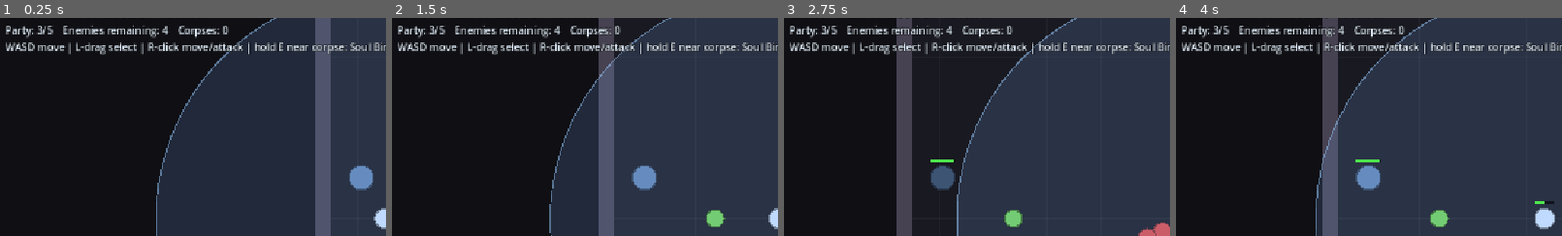
Above: before the commit, frames 1-4 (left to right).
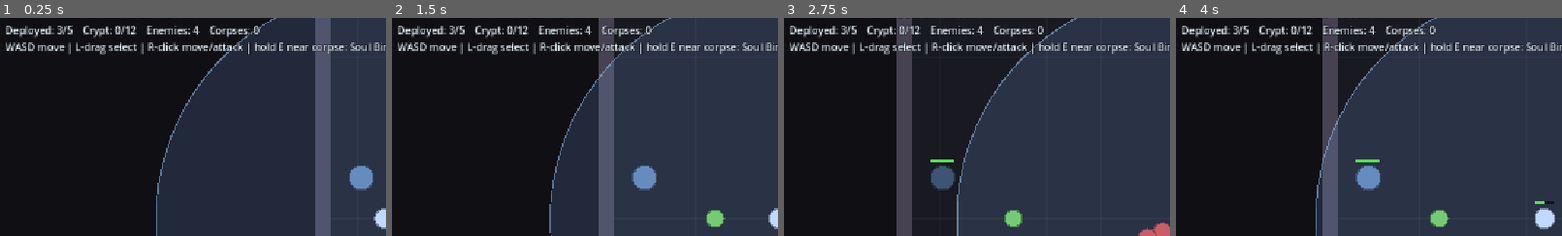
Above: after the commit, the same moments.

Repository: Pandazzian/necromancer-but-rogue-like
Game: Godot game, scene res://scenes/main.tscn
The game is run twice, just before and just after one commit, with the same random seed, the same clock (stepped at 60 frames per second) and the same inputs. This scene is started directly instead of the project's main scene.
Inputs (mouse positions are % of the whole screen's width and height, from its top left):
- Up to frame 1 (0.25 s): no input
- Up to frame 2 (1.5 s): tap Enter at 0.5 s; move the mouse to (72, 45) at 0.52 s; hold D (move_right) 0.53-1.25 s; hold Space (desperation_attack) 0.53-1.25 s; click (72, 45) at 0.67 s; drag from (30, 55) to (45, 70) at 1.27 s
- Up to frame 3 (2.75 s): move the mouse to (60, 28) at 2.02 s; hold D (move_right) from 2.03 s (still down); tap 0 at 2.1 s; click (60, 28) at 2.17 s
- Up to frame 4 (4 s): release D (move_right) at 2.75 s; drag from (45, 70) to (20, 35) at 2.77 s; move the mouse to (80, 65) at 3.52 s; hold A (move_left) from 3.53 s (still down); hold E (soul_bind) from 3.53 s (still down); click (80, 65) at 3.67 s
The pictures show only the part of the screen within x 0-50%, y 4-54%; the shares and areas given below are measured in that part.

The runs differ from the first frame. In frame 1, 1.7% of the frame differs, in the area x 1-68%, y 3-10%; in frame 2, 1.7%; in frame 3, 1.7%; in frame 4, 1.7%.

Commit message:
Add Crypt roster, minion tiers, and Flesh-Stitching (GDD 3.4)
Introduce the between-rooms Crypt management pillar and a minion tier system.

- MinionInstance (scripts/minion_instance.gd): persistent per-minion data
  (class + tier), the roster's currency (GDD 6.1).
- Crypt autoload (scripts/crypt.gd): the run roster - party (deployed) + reserve
  (stored). Captures beyond the party cap now route into the Crypt instead of
  being refused (GDD 3.2). Handles Flesh-Stitching (merge two identical-tier,
  same-class minions into Tier+1) and party/crypt swaps.
- CryptScreen (scripts/crypt_screen.gd + scene): a paused between-rooms UI that
  opens when the player walks through the cleared door; deploy/store units and
  Flesh-Stitch duplicates before marching on.
- Field minions are now spawned from MinionInstances each room and removed from
  the roster on death, so the Crypt is the source of truth. Tiers scale HP,
  damage, defense and size, shown as golden tier-pips.
- Player Soul Bind no longer refuses at party cap (overflow routes to Crypt);
  removed the party-full refusal UI added earlier.

Co-Authored-By: Claude Opus 4.8 <noreply@anthropic.com>

Diff:
--- a/project.godot
+++ b/project.godot
@@ -19,6 +19,7 @@
 [autoload]
 
 Classes="*res://scripts/classes.gd"
+Crypt="*res://scripts/crypt.gd"
 
 [display]
 
--- /dev/null
+++ b/scenes/crypt_screen.tscn
@@ -0,0 +1,6 @@
+[gd_scene format=3 uid="uid://cq0necro0crpt"]
+
+[ext_resource type="Script" path="res://scripts/crypt_screen.gd" id="1_crypt"]
+
+[node name="CryptScreen" type="CanvasLayer"]
+script = ExtResource("1_crypt")
--- a/scenes/main.tscn
+++ b/scenes/main.tscn
@@ -1,8 +1,9 @@
-[gd_scene load_steps=4 format=3 uid="uid://cq0necro0main"]
+[gd_scene load_steps=5 format=3 uid="uid://cq0necro0main"]
 
 [ext_resource type="Script" path="res://scripts/main.gd" id="1_main"]
 [ext_resource type="PackedScene" uid="uid://cq0necro0plyr" path="res://scenes/player.tscn" id="2_player"]
 [ext_resource type="Script" path="res://scripts/rts_commander.gd" id="3_rts"]
+[ext_resource type="PackedScene" uid="uid://cq0necro0crpt" path="res://scenes/crypt_screen.tscn" id="4_crypt"]
 
 [node name="Main" type="Node2D"]
 script = ExtResource("1_main")
@@ -28,3 +29,5 @@
 theme_override_constants/outline_size = 4
 theme_override_font_sizes/font_size = 15
 autowrap_mode = 2
+
+[node name="CryptScreen" parent="." instance=ExtResource("4_crypt")]
--- /dev/null
+++ b/scripts/crypt.gd
@@ -0,0 +1,71 @@
+extends Node
+## Autoload roster for a run (GDD 3.4 / 6.2 "CryptManager").
+## `party` = the active minions deployed each room. `reserve` = the stored Crypt.
+## Captured minions route to the party if there's room, else into the Crypt.
+
+var party: Array[MinionInstance] = []
+var reserve: Array[MinionInstance] = []
+
+@export var party_cap: int = 5    # Active Party limit (GDD 4)
+@export var reserve_cap: int = 12  # Crypt slots (GDD: expandable via the Ossuary)
+
+func reset_run() -> void:
+	party.clear()
+	reserve.clear()
+
+func add_to_party(cid: String, tier: int = 1) -> MinionInstance:
+	var inst := MinionInstance.new(cid, tier)
+	party.append(inst)
+	return inst
+
+## Route a fresh capture (GDD 3.2). Returns the destination:
+## "party" (with the instance in `inst`), "crypt", or "full".
+func capture(cid: String) -> Dictionary:
+	var inst := MinionInstance.new(cid, 1)
+	if party.size() < party_cap:
+		party.append(inst)
+		return {"inst": inst, "dest": "party"}
+	elif reserve.size() < reserve_cap:
+		reserve.append(inst)
+		return {"inst": inst, "dest": "crypt"}
+	return {"inst": null, "dest": "full"}
+
+func remove(inst: MinionInstance) -> void:
+	party.erase(inst)
+	reserve.erase(inst)
+
+# --- Crypt management (between rooms) --------------------------------------
+
+func can_deploy() -> bool:
+	return party.size() < party_cap
+
+func deploy(inst: MinionInstance) -> bool:
+	if reserve.has(inst) and can_deploy():
+		reserve.erase(inst)
+		party.append(inst)
+		return true
+	return false
+
+func store(inst: MinionInstance) -> bool:
+	if party.has(inst) and reserve.size() < reserve_cap:
+		party.erase(inst)
+		reserve.append(inst)
+		return true
+	return false
+
+## Find any other roster member this one can Flesh-Stitch with.
+func find_stitch_partner(inst: MinionInstance) -> MinionInstance:
+	for other in party + reserve:
+		if inst.can_stitch_with(other):
+			return other
+	return null
+
+## Merge two identical-tier minions into one of Tier+1 (goes to the Crypt).
+func stitch(a: MinionInstance, b: MinionInstance) -> MinionInstance:
+	if not a.can_stitch_with(b):
+		return null
+	remove(a)
+	remove(b)
+	var merged := MinionInstance.new(a.class_id, a.tier + 1)
+	reserve.append(merged)
+	return merged
--- /dev/null
+++ b/scripts/crypt_screen.gd
@@ -0,0 +1,186 @@
+extends CanvasLayer
+## Between-rooms Crypt management (GDD 3.4). Pauses the game and lets the player
+## Flesh-Stitch duplicate minions into higher tiers and swap units between the
+## active party and the stored Crypt, before marching into the next room.
+
+signal continue_pressed
+
+var _root: Control
+var _party_list: ItemList
+var _crypt_list: ItemList
+var _party_label: Label
+var _crypt_label: Label
+var _info: Label
+
+# Which side/instance is currently selected.
+var _sel_side: String = ""       # "party" | "crypt"
+var _sel: MinionInstance = null
+
+func _ready() -> void:
+	layer = 10
+	process_mode = Node.PROCESS_MODE_ALWAYS  # keep working while the tree is paused
+	_build_ui()
+	_root.visible = false
+
+func open() -> void:
+	get_tree().paused = true
+	_sel = null
+	_sel_side = ""
+	_refresh()
+	_root.visible = true
+
+func _close() -> void:
+	_root.visible = false
+	get_tree().paused = false
+	continue_pressed.emit()
+
+# --- UI construction -------------------------------------------------------
+
+func _build_ui() -> void:
+	_root = Control.new()
+	_root.set_anchors_preset(Control.PRESET_FULL_RECT)
+	_root.mouse_filter = Control.MOUSE_FILTER_STOP
+	add_child(_root)
+
+	var dim := ColorRect.new()
+	dim.set_anchors_preset(Control.PRESET_FULL_RECT)
+	dim.color = Color(0.03, 0.03, 0.05, 0.75)
+	_root.add_child(dim)
+
+	var panel := PanelContainer.new()
+	panel.set_anchors_preset(Control.PRESET_FULL_RECT)
+	panel.offset_left = 80
+	panel.offset_top = 56
+	panel.offset_right = -80
+	panel.offset_bottom = -56
+	_root.add_child(panel)
+
+	var vb := VBoxContainer.new()
+	vb.add_theme_constant_override("separation", 12)
+	panel.add_child(vb)
+
+	var title := Label.new()
+	title.text = "THE CRYPT  —  Flesh-Stitching"
+	title.horizontal_alignment = HORIZONTAL_ALIGNMENT_CENTER
+	title.add_theme_font_size_override("font_size", 26)
+	vb.add_child(title)
+
+	var cols := HBoxContainer.new()
+	cols.size_flags_vertical = Control.SIZE_EXPAND_FILL
+	cols.add_theme_constant_override("separation", 24)
+	vb.add_child(cols)
+
+	# Active party column.
+	var party_col := VBoxContainer.new()
+	party_col.size_flags_horizontal = Control.SIZE_EXPAND_FILL
+	cols.add_child(party_col)
+	_party_label = Label.new()
+	_party_label.add_theme_font_size_override("font_size", 18)
+	party_col.add_child(_party_label)
+	_party_list = _make_list()
+	_party_list.item_selected.connect(_on_party_selected)
+	party_col.add_child(_party_list)
+
+	# Crypt reserve column.
+	var crypt_col := VBoxContainer.new()
+	crypt_col.size_flags_horizontal = Control.SIZE_EXPAND_FILL
+	cols.add_child(crypt_col)
+	_crypt_label = Label.new()
+	_crypt_label.add_theme_font_size_override("font_size", 18)
+	crypt_col.add_child(_crypt_label)
+	_crypt_list = _make_list()
+	_crypt_list.item_selected.connect(_on_crypt_selected)
+	crypt_col.add_child(_crypt_list)
+
+	_info = Label.new()
+	_info.horizontal_alignment = HORIZONTAL_ALIGNMENT_CENTER
+	_info.add_theme_font_size_override("font_size", 14)
+	vb.add_child(_info)
+
+	var buttons := HBoxContainer.new()
+	buttons.alignment = BoxContainer.ALIGNMENT_CENTER
+	buttons.add_theme_constant_override("separation", 16)
+	vb.add_child(buttons)
+	buttons.add_child(_make_button("Deploy  →", _on_deploy))
+	buttons.add_child(_make_button("→  Store in Crypt", _on_store))
+	buttons.add_child(_make_button("Flesh-Stitch (merge)", _on_stitch))
+	buttons.add_child(_make_button("March On  ⚔", _close))
+
+func _make_list() -> ItemList:
+	var l := ItemList.new()
+	l.custom_minimum_size = Vector2(300, 320)
+	l.size_flags_vertical = Control.SIZE_EXPAND_FILL
+	return l
+
+func _make_button(text: String, cb: Callable) -> Button:
+	var b := Button.new()
+	b.text = text
+	b.add_theme_font_size_override("font_size", 16)
+	b.pressed.connect(cb)
+	return b
+
+# --- Data / refresh --------------------------------------------------------
+
+func _label_for(inst: MinionInstance) -> String:
+	var disp: String = Classes.minion(inst.class_id).display_name
+	return "%s   —   Tier %d" % [disp, inst.tier]
+
+func _refresh() -> void:
+	_party_label.text = "ACTIVE PARTY  (%d / %d)" % [Crypt.party.size(), Crypt.party_cap]
+	_crypt_label.text = "CRYPT  (%d / %d)" % [Crypt.reserve.size(), Crypt.reserve_cap]
+	_party_list.clear()
+	for inst in Crypt.party:
+		_party_list.add_item(_label_for(inst))
+	_crypt_list.clear()
+	for inst in Crypt.reserve:
+		_crypt_list.add_item(_label_for(inst))
+	if _info.text == "":
+		_info.text = "Select a minion, then Deploy/Store. Flesh-Stitch fuses two of the same class & tier into Tier+1."
+
+func _on_party_selected(idx: int) -> void:
+	_sel_side = "party"
+	_sel = Crypt.party[idx] if idx < Crypt.party.size() else null
+	_crypt_list.deselect_all()
+
+func _on_crypt_selected(idx: int) -> void:
+	_sel_side = "crypt"
+	_sel = Crypt.reserve[idx] if idx < Crypt.reserve.size() else null
+	_party_list.deselect_all()
+
+# --- Actions ---------------------------------------------------------------
+
+func _on_deploy() -> void:
+	if _sel == null or _sel_side != "crypt":
+		_flash("Select a minion in the Crypt to deploy.")
+		return
+	if not Crypt.deploy(_sel):
+		_flash("Active party is full (%d)." % Crypt.party_cap)
+		return
+	_sel = null
+	_refresh()
+
+func _on_store() -> void:
+	if _sel == null or _sel_side != "party":
+		_flash("Select a party minion to store.")
+		return
+	if not Crypt.store(_sel):
+		_flash("Crypt is full (%d)." % Crypt.reserve_cap)
+		return
+	_sel = null
+	_refresh()
+
+func _on_stitch() -> void:
+	if _sel == null:
+		_flash("Select a minion to Flesh-Stitch.")
+		return
+	var partner: MinionInstance = Crypt.find_stitch_partner(_sel)
+	if partner == null:
+		_flash("No matching duplicate (same class & tier) to stitch.")
+		return
+	var merged := Crypt.stitch(_sel, partner)
+	_sel = null
+	_flash("Stitched into a Tier %d %s!" % [merged.tier, Classes.minion(merged.class_id).display_name])
+	_refresh()
+
+func _flash(msg: String) -> void:
+	_info.text = msg
--- a/scripts/main.gd
+++ b/scripts/main.gd
@@ -1,18 +1,19 @@
 extends Node2D
 ## Run controller (Hades-style). The player clears one walled Room at a time;
-## clearing all enemies opens the exit door, and walking through loads the next
-## room. The Necromancer and surviving minions persist between rooms.
+## clearing all enemies opens the exit door. Walking through opens the Crypt
+## management screen (Flesh-Stitching / swaps), then loads the next room.
+## The roster persists in the Crypt autoload; field minions are spawned from it.
 
 const MinionScene: PackedScene = preload("res://scenes/minion.tscn")
 const RoomScene: PackedScene = preload("res://scenes/room.tscn")
 
-@export var starting_minions: int = 3
 @export var base_enemies: int = 3  # enemies = base_enemies + room number
 
 @onready var player: Player = $Actors/Player
 @onready var actors: Node2D = $Actors
 @onready var commander: Node2D = $RTSCommander
 @onready var info_label: Label = $HUD/Info
+@onready var crypt_screen: CanvasLayer = $CryptScreen
 
 var _room_number: int = 0
 var _current_room: Room = null
@@ -24,11 +25,12 @@
 	commander.player = player
 	player.soul_bind_completed.connect(_on_soul_bind_completed)
 	player.died.connect(_on_player_died)
+	crypt_screen.continue_pressed.connect(_advance_room)
 
-	var start_classes: Array[String] = ["warrior", "archer", "tank"]
-	for i in starting_minions:
-		var cid: String = start_classes[i % start_classes.size()]
-		_spawn_minion(player.global_position + Vector2(randf_range(-60, 60), randf_range(40, 100)), cid)
+	# Fresh run roster.
+	Crypt.reset_run()
+	for cid in ["warrior", "archer", "tank"]:
+		Crypt.add_to_party(cid)
 
 	_start_room(1)
 
@@ -47,11 +49,11 @@
 	_current_room = room
 	room.player = player
 
-	# Place the party at the new room's entrance.
+	# Place the Necromancer at the entrance and (re)deploy the active party.
 	player.global_position = room.entrance_position()
 	player.velocity = Vector2.ZERO
 	player.exit_desperation()
-	_reposition_minions(player.global_position)
+	_deploy_party(player.global_position)
 	_reset_camera()
 
 	room.room_cleared.connect(_on_room_cleared)
@@ -59,33 +61,32 @@
 	room.begin(base_enemies + n)
 
 func _on_room_cleared() -> void:
-	pass  # HUD reacts to the door state; hook for SFX/rewards later.
+	pass  # HUD reacts to the door state.
 
 func _on_room_exited() -> void:
 	if _transitioning:
 		return
 	_transitioning = true
-	# Defer: we're inside the door Area2D's physics callback.
-	call_deferred("_advance_room")
+	# Between rooms: pause for Crypt management (deferred - we're in a physics cb).
+	crypt_screen.call_deferred("open")
 
 func _advance_room() -> void:
 	if is_instance_valid(_current_room):
 		_current_room.queue_free()
 	_start_room(_room_number + 1)
 
-func _reposition_minions(center: Vector2) -> void:
-	var minions: Array = get_tree().get_nodes_in_group("minions")
-	var count: int = maxi(1, minions.size())
+## Despawn last room's minion nodes and spawn fresh ones from the active party.
+func _deploy_party(center: Vector2) -> void:
+	for m in get_tree().get_nodes_in_group("minions"):
+		m.remove_from_group("minions")  # so counts are correct this frame
+		m.queue_free()
+	var count: int = maxi(1, Crypt.party.size())
 	var i: int = 0
-	for m in minions:
-		if m is Minion:
-			var ang: float = TAU * float(i) / float(count)
-			m.global_position = center + Vector2(cos(ang), sin(ang)) * 70.0
-			m.velocity = Vector2.ZERO
-			m.target = null
-			m.order_pos = m.global_position
-			m.state = Minion.State.IDLE
-			i += 1
+	for inst in Crypt.party:
+		var ang: float = TAU * float(i) / float(count)
+		var pos: Vector2 = center + Vector2(cos(ang), sin(ang)) * 70.0
+		_spawn_minion(inst, pos)
+		i += 1
 
 func _reset_camera() -> void:
 	var cam := player.get_node_or_null("Camera2D")
@@ -94,20 +95,31 @@
 
 # --- Spawning / resurrection ----------------------------------------------
 
-func _spawn_minion(pos: Vector2, class_id: String = "warrior") -> Minion:
+func _spawn_minion(inst: MinionInstance, pos: Vector2) -> Minion:
 	var m: Minion = MinionScene.instantiate()
-	m.archetype = Classes.minion(class_id)  # set before add_child so _ready applies it
+	# Assign data before add_child so _ready() configures class + tier.
+	m.instance = inst
+	m.archetype = Classes.minion(inst.class_id)
 	m.global_position = pos
 	m.player = player
+	m.died.connect(_on_minion_died)
 	actors.add_child(m)
 	return m
 
+func _on_minion_died(entity: BaseEntity) -> void:
+	if entity is Minion and (entity as Minion).instance != null:
+		Crypt.remove((entity as Minion).instance)
+
 func _on_soul_bind_completed(corpse: Node2D) -> void:
-	if corpse != null and is_instance_valid(corpse):
-		# Raise a minion of the same class as the enemy that left this corpse.
-		var cid: String = corpse.source_class if "source_class" in corpse else "warrior"
-		_spawn_minion(corpse.global_position, cid)
-		corpse.queue_free()
+	if corpse == null or not is_instance_valid(corpse):
+		return
+	# Raise a minion of the same class as the enemy that left this corpse. It
+	# joins the active party if there's room, else it's stored in the Crypt.
+	var cid: String = corpse.source_class if "source_class" in corpse else "warrior"
+	var result: Dictionary = Crypt.capture(cid)
+	if result.dest == "party":
+		_spawn_minion(result.inst, corpse.global_position)
+	corpse.queue_free()
 
 # --- Desperation gate (GDD 3.3) -------------------------------------------
 
@@ -135,16 +147,13 @@
 		lines.append("YOU HAVE BEEN PURGED.  (restart: Ctrl+R in editor)")
 	else:
 		lines.append("Room %d    State: %s    HP: %d/%d" % [_room_number, state_names[player.state], roundi(player.current_hp), roundi(player.max_hp)])
-	var party_tag: String = "  [FULL]" if player.party_full() else ""
-	lines.append("Party: %d/%d%s    Enemies remaining: %d    Corpses: %d" % [minions, player.active_party_cap, party_tag, enemies, corpses])
+	lines.append("Deployed: %d/%d    Crypt: %d/%d    Enemies: %d    Corpses: %d" % [minions, Crypt.party_cap, Crypt.reserve.size(), Crypt.reserve_cap, enemies, corpses])
 	lines.append("WASD move | L-drag select | R-click move/attack | hold E near corpse: Soul Bind | 1-4 groups")
 	if not player.is_dead:
-		if player.party_full() and corpses > 0:
-			lines.append(">> PARTY FULL - sacrifice a minion or leave corpses behind. Choose your army wisely. <<")
-		elif enemies == 0:
-			lines.append(">> ROOM CLEARED! The door is open - walk through the green doorway to advance. >>")
+		if enemies == 0:
+			lines.append(">> ROOM CLEARED! Raise any corpses you want, then walk through the green doorway. >>")
 		elif corpses > 0:
-			lines.append(">> A corpse can be raised. Stand next to it and HOLD E.")
+			lines.append(">> A corpse can be raised. Stand next to it and HOLD E.  (overflow goes to the Crypt)")
 	info_label.text = "\n".join(lines)
 
 func _on_player_died(_e: BaseEntity) -> void:
--- a/scripts/minion.gd
+++ b/scripts/minion.gd
@@ -19,6 +19,9 @@
 ## range (keeps it from being lured out of the aura). Ordered attacks ignore this.
 @export var auto_leash_mult: float = 1.6
 
+## The persistent roster data this field minion was spawned from (Main sets it).
+var instance: MinionInstance = null
+var tier: int = 1
 var class_id: String = "warrior"
 var state: int = State.IDLE
 var order_pos: Vector2
@@ -41,7 +44,11 @@
 		max_hp = 55.0
 		body_radius = 13.0
 		body_color = Color(0.45, 0.8, 0.45)
-	_base_color = body_color
+	if instance != null:
+		tier = instance.tier
+		class_id = instance.class_id
+	_apply_tier()  # Flesh-Stitched minions are bigger and stronger
+	_base_color = body_color.lightened(clampf(0.12 * float(tier - 1), 0.0, 0.4))
 	# Ranged classes need to auto-engage from further out than the melee default.
 	auto_aggro_range = maxf(auto_aggro_range, attack_range * 0.9)
 	super._ready()
@@ -156,6 +163,16 @@
 			_atk_cd = attack_cooldown
 			_attack_flash = 0.1
 
+## Scale stats up by tier (Flesh-Stitching reward). Tier 1 is unchanged.
+func _apply_tier() -> void:
+	if tier <= 1:
+		return
+	var t: float = float(tier - 1)
+	max_hp *= 1.0 + 0.7 * t
+	attack_damage *= 1.0 + 0.6 * t
+	defense += 2.0 * t
+	body_radius += 2.0 * t
+
 func _nearest_enemy_within(radius: float) -> BaseEntity:
 	var best: BaseEntity = null
 	var best_d: float = radius
@@ -178,5 +195,9 @@
 	else:
 		body_color = _base_color
 	_draw_body_and_health()
+	# Tier pips: a golden dot per tier above the head.
+	if tier > 1:
+		for i in range(tier - 1):
+			draw_circle(Vector2(-6.0 + float(i) * 6.0, -body_radius - 7.0), 2.4, Color(1.0, 0.85, 0.3))
 	if _attack_flash > 0.0 and target != null and is_instance_valid(target):
 		draw_line(Vector2.ZERO, to_local(target.global_position), Color(1, 1, 0.5, 0.8), 2.0)
--- /dev/null
+++ b/scripts/minion_instance.gd
@@ -0,0 +1,17 @@
+class_name MinionInstance
+extends RefCounted
+## The persistent data of one specific minion (GDD 6.1 "MinionInstance").
+## Lives in the Crypt roster; a field Minion node is spawned from it each room.
+## (Future: AppliedAffixes and EquippedGrafts live here too.)
+
+var class_id: String = "warrior"
+var tier: int = 1
+
+func _init(cid: String = "warrior", t: int = 1) -> void:
+	class_id = cid
+	tier = t
+
+## Two instances can be Flesh-Stitched only if same class and same tier.
+func can_stitch_with(other: MinionInstance) -> bool:
+	return other != null and other != self \
+		and class_id == other.class_id and tier == other.tier
--- a/scripts/player.gd
+++ b/scripts/player.gd
@@ -13,23 +13,12 @@
 @export var soul_bind_range: float = 44.0
 @export var soul_bind_time: float = 1.5
 @export var soul_bind_slow: float = 0.2  # 80% slow while channeling
-## Max minions on the field at once (GDD 4 "Active Party limit"). Base value;
-## Tomes will modify this later. When full, Soul Bind is refused.
-@export var active_party_cap: int = 5
 
 var state: int = State.COMMANDER
 
 var _bind_timer: float = 0.0
 var _bind_target: Node2D = null
 var _desperation_atk_cd: float = 0.0
-var _party_full_flash: float = 0.0  # brief feedback when Soul Bind is refused
-
-## How many minions are currently on the field.
-func active_party_size() -> int:
-	return get_tree().get_nodes_in_group("minions").size()
-
-func party_full() -> bool:
-	return active_party_size() >= active_party_cap
 
 func _ready() -> void:
 	max_hp = 40.0  # fragile by design
@@ -42,7 +31,6 @@
 
 func _physics_process(delta: float) -> void:
 	_desperation_atk_cd = maxf(0.0, _desperation_atk_cd - delta)
-	_party_full_flash = maxf(0.0, _party_full_flash - delta)
 	match state:
 		State.COMMANDER:
 			_process_commander(delta)
@@ -59,15 +47,12 @@
 	if Input.is_action_just_pressed("soul_bind"):
 		_try_begin_soul_bind()
 
-## Start a Soul Bind if a corpse is in range and the party isn't full.
+## Start a Soul Bind if a corpse is in range. Overflow past the party cap is
+## routed into the Crypt by Main, so capture is never refused here.
 func _try_begin_soul_bind() -> void:
 	var corpse: Node2D = _nearest_corpse()
-	if corpse == null:
-		return
-	if party_full():
-		_party_full_flash = 0.6  # refuse: no room in the active party
-		return
-	_begin_channel(corpse)
+	if corpse != null:
+		_begin_channel(corpse)
 
 func _move(speed_scale: float) -> void:
 	var dir: Vector2 = Input.get_vector("move_left", "move_right", "move_up", "move_down")
@@ -166,9 +151,3 @@
 	if state == State.CHANNELING:
 		var frac: float = clampf(_bind_timer / soul_bind_time, 0.0, 1.0)
 		draw_arc(Vector2.ZERO, body_radius + 6.0, -PI / 2.0, -PI / 2.0 + TAU * frac, 32, Color(0.6, 1.0, 0.7), 3.0)
-	# "Party full" refusal: a red no-entry ring above the head.
-	if _party_full_flash > 0.0:
-		var c := Vector2(0.0, -body_radius - 22.0)
-		var a: float = clampf(_party_full_flash / 0.6, 0.0, 1.0)
-		draw_arc(c, 9.0, 0.0, TAU, 20, Color(1.0, 0.25, 0.25, a), 2.5)
-		draw_line(c + Vector2(-6.4, -6.4), c + Vector2(6.4, 6.4), Color(1.0, 0.25, 0.25, a), 2.5)
Not shown, added: scripts/crypt.gd.uid
Not shown, added: scripts/crypt_screen.gd.uid
Not shown, added: scripts/minion_instance.gd.uid
Not shown, changed: README.md
